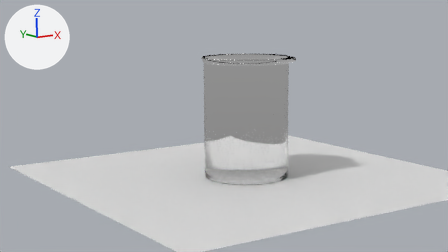
Before and after pictures for a commit that changed the Blender file Models/стакан/стакан.blend.
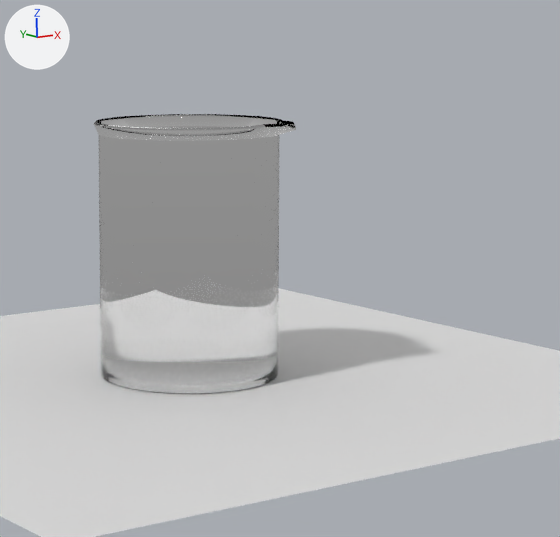
Each version is shown from the file's camera 'Camera', then close up on the part from 35% to 94% of the width and 0% to 100% of the height. The axes (+X, +Y, +Z) are drawn at upper left. The lights are the same throughout. The last two pictures show the newer version.
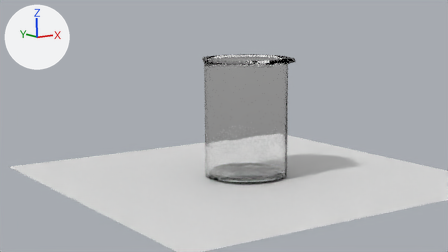
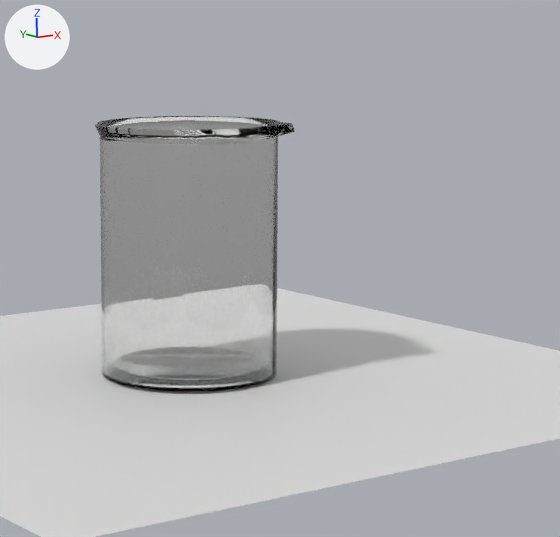
Pixel boxes (x1, y1, x2, y2) of what changed, in the close-ups (560 x 537 px):
```json
{"object": "Cylinder", "change": "rescaled, modifiers changed", "before": [94, 114, 296, 393], "after": [95, 116, 295, 391]}
```

The change, as JSON lines over the scene's bpy script:
```json
{"op": "set", "path": "ob_cylinder.scale", "old": "(0.806, 0.806, 1.14)", "new": "(0.794, 0.794, 1.12)"}
{"op": "add", "block": "ob_cylinder", "code": "_m = ob_cylinder.modifiers.new('Bevel', 'BEVEL')"}
{"op": "add", "block": "ob_cylinder", "code": "_m.width = 0.0"}
{"op": "add", "block": "ob_cylinder", "code": "_m.width_pct = 0.0"}
{"op": "add", "block": "ob_cylinder", "code": "_m.segments = 5"}
{"op": "add", "block": "ob_cylinder", "code": "_m.limit_method = 'VGROUP'"}
{"op": "add", "block": "ob_cylinder", "code": "_m.vertex_group = 'Group'"}
{"block": "ob_cylinder", "where": "_m = ob_cylinder.modifiers.new('Solidify', 'SOLIDIFY')"}
{"op": "remove", "block": "ob_cylinder", "code": "_m.use_rim_only = True"}
{"op": "remove", "block": "ob_cylinder", "code": "_m = ob_cylinder.modifiers.new('Bevel', 'BEVEL')"}
{"op": "remove", "block": "ob_cylinder", "code": "_m.limit_method = 'VGROUP'"}
{"op": "remove", "block": "ob_cylinder", "code": "_m.vertex_group = 'Group'"}
```
